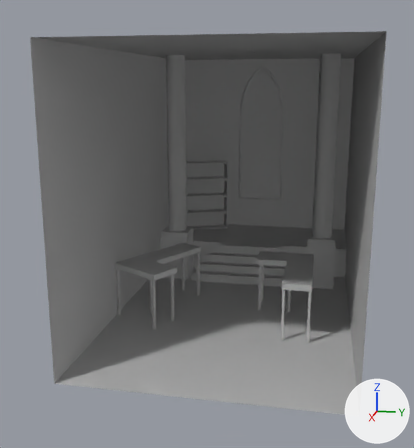
The OBJ model FunGame/Assets/Assets/EnvironmentAssets/BackGrounds/Song/blockout.obj, before and after one commit.
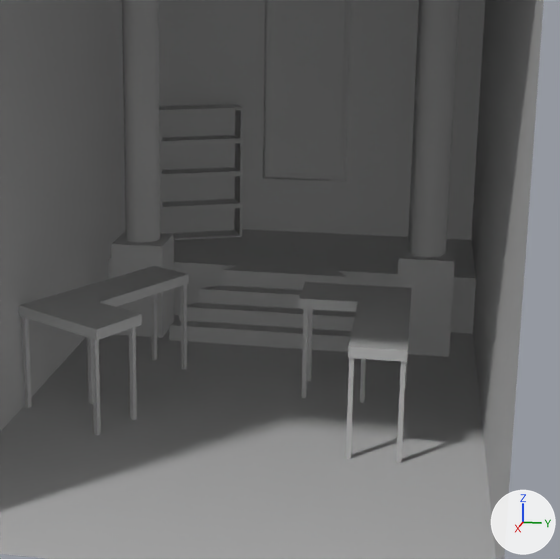
There are two pictures of each version: one whole from a 50 mm lens placed at (8.53, 1.41, 3.96), pointed at (-1.19, -0.53, 1.53), one close up on the part from 25% to 94% of the width and 24% to 87% of the height. Lighting does not change. The marker at lower right points along +X, +Y and +Z. Where no turn or scale is listed for an object, it has been applied to the vertices. Vertices at the same position are counted once.

The first close-up shows 'blockout'.
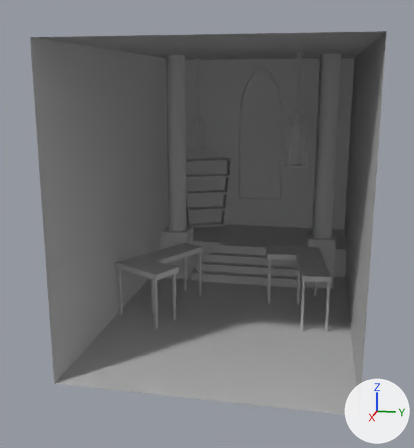
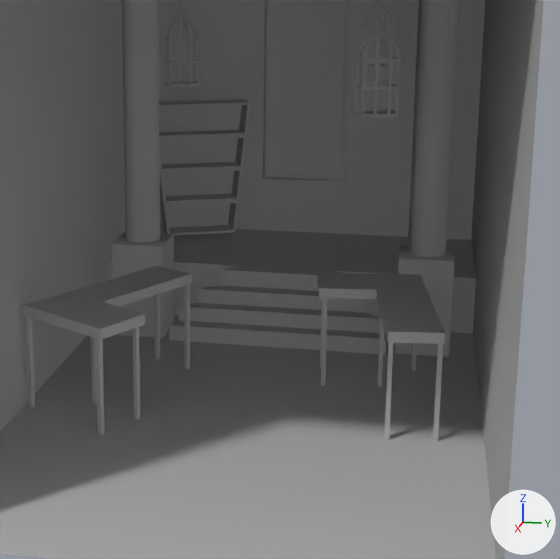
Pixel boxes (x1, y1, x2, y2) of what changed, in the close-ups (560 x 559 px):
part 1 of me_blockout, added: after (354, 111, 399, 119)
part 2 of me_blockout, built on: before (159, 104, 243, 240); after (159, 0, 395, 236)
part 3 of me_blockout, built on: before (19, 266, 412, 463); after (22, 0, 445, 441)

The change, as a list of edits to the scene's bpy script:
```text
Change me_blockout:
    used by ob_blockout; location = (0.0, 0.0, 0.0)
    remove me_blockout.from_pydata(...)  # 384 vertices, 328 faces; spans x -4.96..2.01, y -2.01..2.01, z 0.0..4.48
    add me_blockout.from_pydata(...)  # 2457 vertices, 2617 faces; spans x -4.96..2.01, y -2.01..2.01, z 0.0..4.49
    me_blockout part 1: a new loose piece, a 10-sided cylinder along z spanning x -2.325..-1.895, y 0.747..1.157, z 2.472..2.49, in mat_initialshadinggroup (grey #bcbcbc)
    me_blockout part 2: 52 vertices moved from x -4.89..-4.18, y -1.76..-0.7, z 0.6..2.18 to x -4.92..-4.15, y -1.84..-0.62, z 0.67..2.23; 1338 vertices added at x -4.37..-3.95, y -1.54..1.02, z 2.49..4.49
    me_blockout part 3: 120 vertices moved from x -1.9..0.08, y -2.0..1.35, z 0.0..0.96 to x -2.1..0.06, y -1.98..1.64, z 0.0..0.96; 669 vertices added at x -2.32..-1.9, y 0.75..1.15, z 2.49..4.49
```
